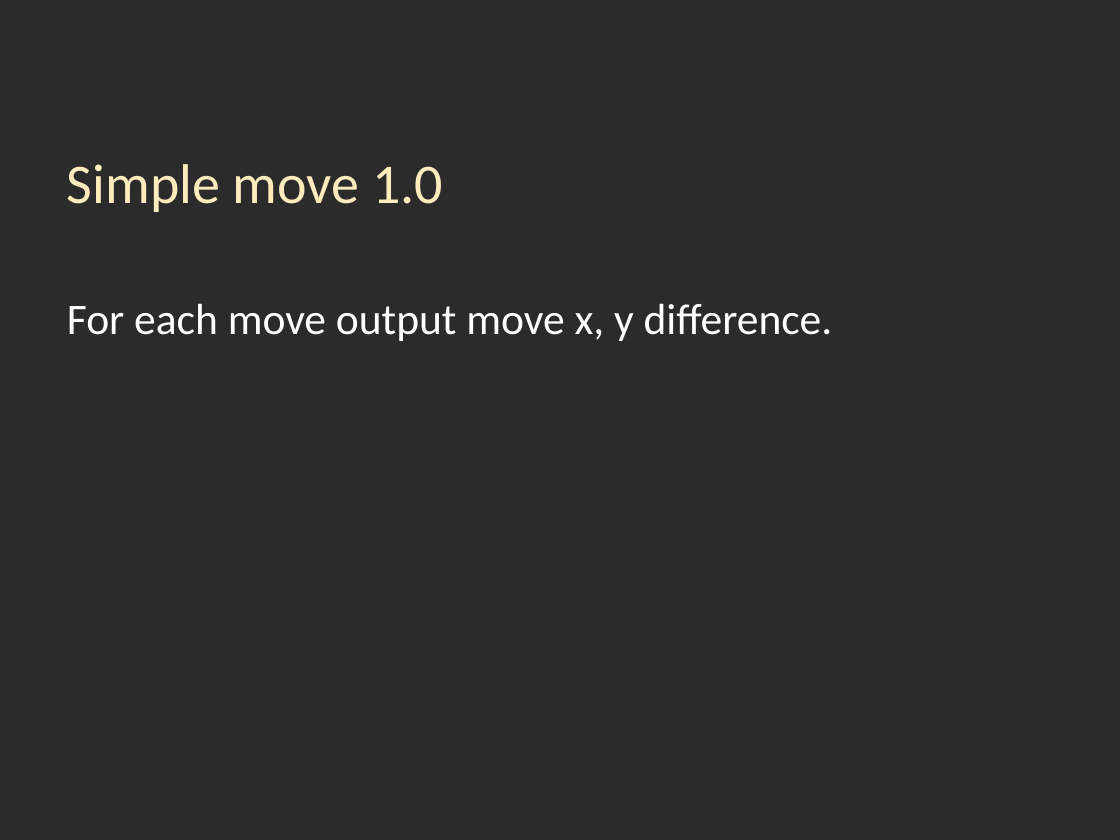
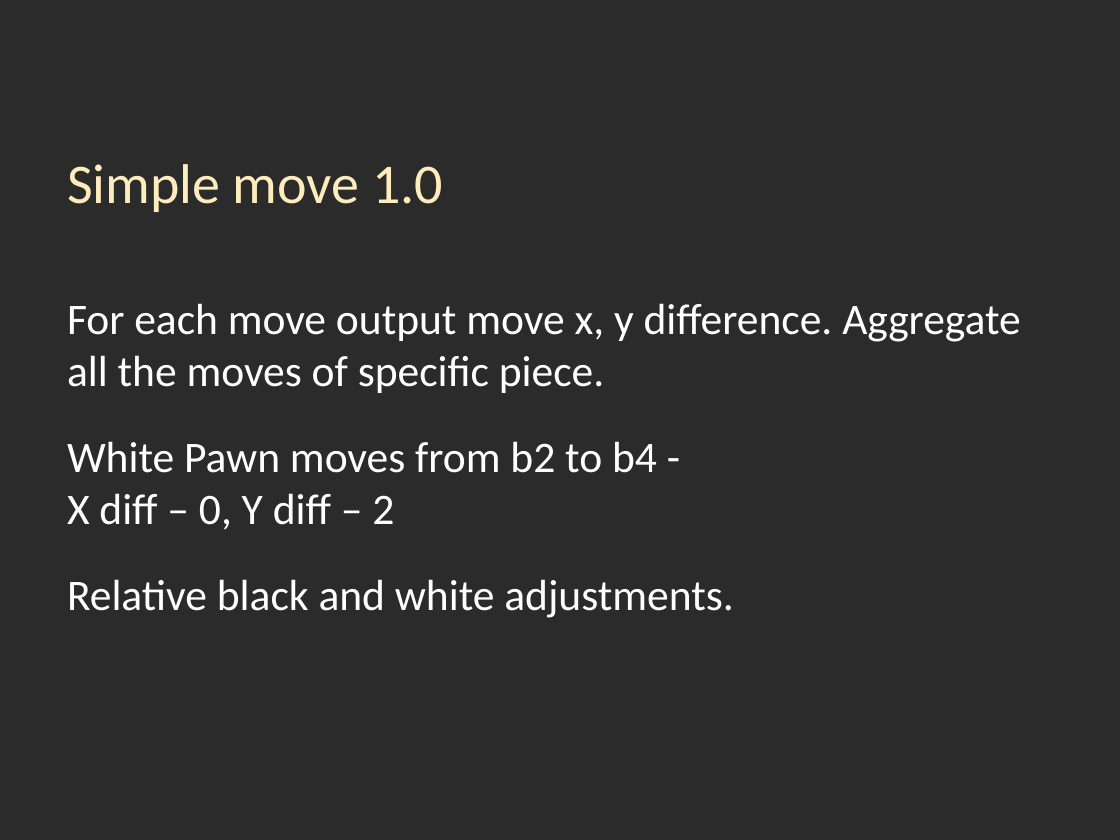
Before and after one commit to nivm/learningchess, a slide deck: slide 9 of presentation/chess_presentation.pptx (slide 8 before the commit). Drawn at 1120x840 pixels with LibreOffice and Linux fonts; fonts in the diff are those of the drawing; background and template pictures are left out; a plain dark background stands for a picture behind light text. Boxes give left, top, right and bottom in pixels: in the first picture for what was removed or moved away, otherwise in the second. Text is boxed around its words. In the diff, an @@ line names an element or a change of style, - is before the commit and + after.

```diff
--- a/presentation/chess_presentation.pptx
+++ b/presentation/chess_presentation.pptx
@@ text at (67,303,1021,618): text changed @@
-For each move output move x, y difference.
+For each move output move x, y difference. Aggregate all the moves of specific piece.
+White Pawn moves from b2 to b4 -
+X diff – 0, Y diff – 2
+Relative black and white adjustments.
```
Also in this commit, not shown: 10 other slides changed, 11 slides added, 4 slides removed.
